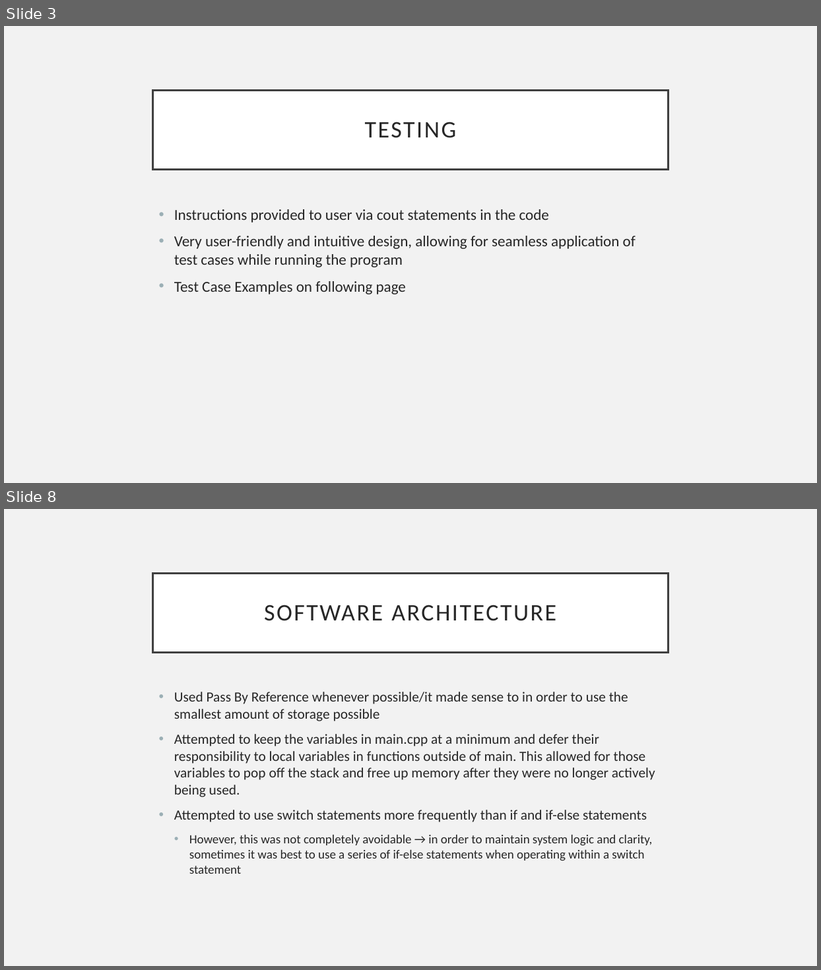
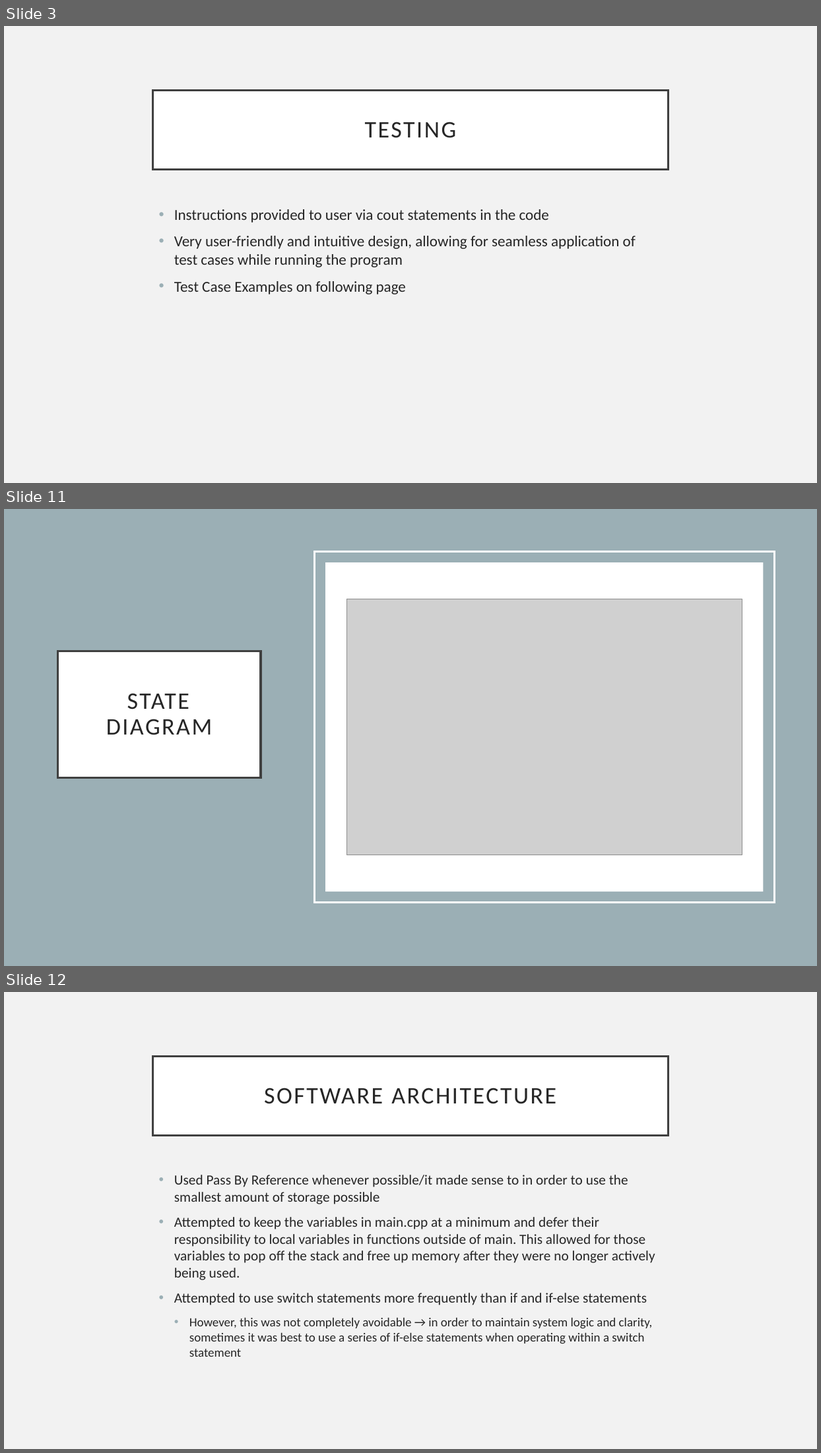
Before and after one commit to kylawilson/EC327FinalProject, a slide deck: doc/ProjectArchitecture.pptx. Shown one above the other, each under a label of ours: slides 3 and 8 before the commit, slides 3, 11 and 12 after it; the slides between them are not shown. The pictures are 821x970 and 821x1453 pixels, drawn with LibreOffice and Linux fonts; fonts in the diff are those of the drawing; grey boxes stand for pictures. Boxes give left, top, right and bottom in pixels: in the first picture for what was removed or moved away, otherwise in the second. Text is boxed around its words. In the diff, an @@ line names an element or a change of style, - is before the commit and + after.

```diff
--- a/doc/ProjectArchitecture.pptx
+++ b/doc/ProjectArchitecture.pptx
@@ slide 11 added at (x1=4, y1=509, x2=817, y2=966), background #FFFFFF @@
@@ rectangle added at (x1=4, y1=509, x2=817, y2=966), fill #9BAFB5 @@
@@ rectangle added at (x1=314, y1=552, x2=774, y2=903), outline #FFFFFF 2.5 pt @@
@@ rectangle added at (x1=325, y1=562, x2=764, y2=892), fill #FFFFFF @@
@@ picture added at (x1=347, y1=599, x2=742, y2=855) @@
@@ title added at (x1=57, y1=651, x2=261, y2=778), fill #FFFFFF, outline #404040 2.5 pt, 28 pt, text #262626 @@
+STATE DIAGRAM
@@ what was slide 8 is now slide 12 @@
```
Also in this commit, not shown: 7 other slides added, 4 slides removed.
